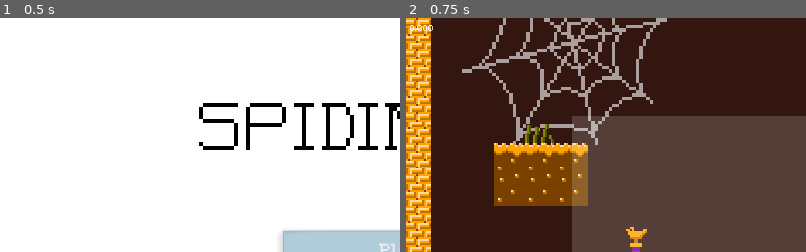
Above: before the commit, frames 1-2 (left to right).
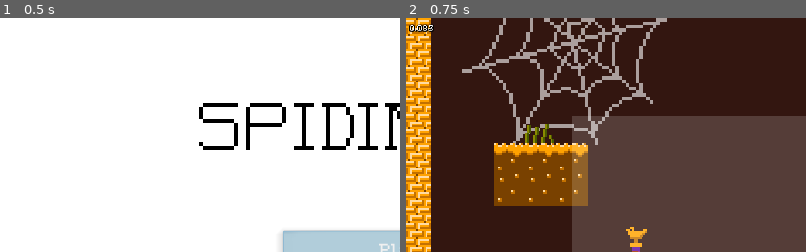
Above: after the commit, the same moments.

Repository: Tusentio/Spidington
Game: Godot game, scene res://Scenes/Menu/Menu.tscn
Two runs of this game, one before a commit and one after it. Both use one fixed random seed, a clock stepped at 60 frames per second and the inputs below.
Inputs:
- Up to frame 1 (0.5 s): no input
- Up to frame 2 (0.75 s): click "Play" at 0.5 s
The pictures show only the part of the screen within x 0-50%, y 0-50%; the shares and areas given below are measured in that part.

Frame 1 is identical in both runs. In frame 2, 0.2% of the frame differs, in the area x 0-7%, y 2-6%.

Commit message:
Add persistent timer in top left corner

Diff:
--- a/Scenes/Player/Player.gd
+++ b/Scenes/Player/Player.gd
@@ -8,12 +8,16 @@
 export (float) var linear_drag := 0.1
 export (float) var angular_drag := 0.1
 
-onready var _shoot_origin := $ShootOrigin
-var _spurt: Spurt = null
+onready var timer_label := $CanvasLayer/TimerLabel
+var time_major: int = 0
+var time_minor: float = 0.0
 
-var _mouse_update_delta := 0.0
-var _mouse_velocity := Vector2.ZERO
-var _saved_mouse_position := Vector2.ZERO
+onready var shoot_origin := $ShootOrigin
+var spurt: Spurt = null
+
+var mouse_update_delta := 0.0
+var mouse_velocity := Vector2.ZERO
+var saved_mouse_position := Vector2.ZERO
 
 
 func _ready():
@@ -21,9 +25,16 @@
 
 
 func _process(delta):
-	_mouse_update_delta += delta
+	mouse_update_delta += delta
 
-	if is_instance_valid(_spurt) and _spurt.is_anchored() and _spurt.is_hooked():
+	time_minor += delta
+	if time_minor > 1:
+		var major_inc := int(time_minor)
+		time_major += major_inc
+		time_minor -= major_inc
+	timer_label.text = String(get_seconds()) + "." + String(get_millis()).pad_zeros(3)
+
+	if is_instance_valid(spurt) and spurt.is_anchored() and spurt.is_hooked():
 		hide_mouse()
 	else:
 		show_mouse()
@@ -37,36 +48,36 @@
 	linear_velocity *= pow(1 / (1 + linear_drag), delta)
 	angular_velocity *= pow(1 / (1 + angular_drag), delta)
 
-	if is_instance_valid(_spurt) and _spurt.is_anchored() and _spurt.is_hooked():
-		var string_normal := (_spurt.global_position - global_position).normalized()
-		var directional_force := -_mouse_velocity.dot(string_normal) * move_sensitivity
-		apply_impulse(_shoot_origin.global_position - global_position,
+	if is_instance_valid(spurt) and spurt.is_anchored() and spurt.is_hooked():
+		var string_normal := (spurt.global_position - global_position).normalized()
+		var directional_force := -mouse_velocity.dot(string_normal) * move_sensitivity
+		apply_impulse(shoot_origin.global_position - global_position,
 			string_normal * clamp(directional_force, 0, max_move_force))
 
-	_mouse_velocity = Vector2.ZERO
+	mouse_velocity = Vector2.ZERO
 
 
 func _input(event):
-	if event is InputEventMouseMotion and _mouse_update_delta > 0:
-		_mouse_velocity = event.relative / _mouse_update_delta
-		_mouse_update_delta = 0
+	if event is InputEventMouseMotion and mouse_update_delta > 0:
+		mouse_velocity = event.relative / mouse_update_delta
+		mouse_update_delta = 0
 
 	if Input.is_action_just_pressed("shoot_string"):
-		if is_instance_valid(_spurt) and _spurt.is_anchored():
-			_spurt.detach()
+		if is_instance_valid(spurt) and spurt.is_anchored():
+			spurt.detach()
 
 		var mouse := get_global_mouse_position()
-		var shoot_direction: Vector2 = (mouse - _shoot_origin.global_position).normalized()
+		var shoot_direction: Vector2 = (mouse - shoot_origin.global_position).normalized()
 
-		_spurt = scn_spurt.instance()
-		_spurt.global_position = _shoot_origin.global_position
-		_spurt.set_velocity(shoot_direction * spurt_velocity)
-		_spurt.set_anchor(_shoot_origin)
-		get_tree().get_root().add_child(_spurt)
+		spurt = scn_spurt.instance()
+		spurt.global_position = shoot_origin.global_position
+		spurt.set_velocity(shoot_direction * spurt_velocity)
+		spurt.set_anchor(shoot_origin)
+		get_tree().get_root().add_child(spurt)
 	elif Input.is_action_just_released("shoot_string"):
-		if is_instance_valid(_spurt) and _spurt.is_anchored():
-			_spurt.detach()
-		_spurt = null
+		if is_instance_valid(spurt) and spurt.is_anchored():
+			spurt.detach()
+		spurt = null
 
 	if Input.is_action_just_pressed("pause_menu"):
 		save_state()
@@ -78,33 +89,50 @@
 			save_state()
 
 
+func get_seconds() -> int:
+	return time_major
+
+
+func get_millis() -> int:
+	return int(time_minor * 1000)
+
+
 func hide_mouse():
-	if not _saved_mouse_position:
-		_saved_mouse_position = get_viewport().get_mouse_position()
+	if not saved_mouse_position:
+		saved_mouse_position = get_viewport().get_mouse_position()
 		Input.set_mouse_mode(Input.MOUSE_MODE_CAPTURED)
 
 
 func show_mouse():
-	if _saved_mouse_position:
+	if saved_mouse_position:
 		Input.set_mouse_mode(Input.MOUSE_MODE_VISIBLE)
-		get_viewport().warp_mouse(_saved_mouse_position)
-		_saved_mouse_position = Vector2.ZERO
+		get_viewport().warp_mouse(saved_mouse_position)
+		saved_mouse_position = Vector2.ZERO
 
 
 func load_state():
-	var player_data = PlayerData.read()
+	var player_data: PlayerData = PlayerData.read()
+
 	if player_data.saved:
 		global_position = player_data.global_position
 		rotation = player_data.rotation
 		linear_velocity = player_data.linear_velocity
 		angular_velocity = player_data.angular_velocity
 
+		time_major = player_data.time_major
+		time_minor = player_data.time_minor
+
 
 func save_state():
 	var player_data := PlayerData.new()
+
 	player_data.saved = true
 	player_data.global_position = global_position
 	player_data.rotation = rotation
 	player_data.linear_velocity = linear_velocity
 	player_data.angular_velocity = angular_velocity
+
+	player_data.time_major = time_major
+	player_data.time_minor = time_minor
+
 	player_data.save()
--- a/Scenes/Player/Player.tscn
+++ b/Scenes/Player/Player.tscn
@@ -47,6 +47,10 @@
 margin_bottom = 36.2583
 rect_scale = Vector2( 0.5, 0.5 )
 custom_fonts/font = ExtResource( 4 )
+custom_colors/font_color_shadow = Color( 0, 0, 0, 1 )
+custom_constants/shadow_offset_x = 2
+custom_constants/shadow_offset_y = 2
+custom_constants/shadow_as_outline = 1
 text = "0.000"
 __meta__ = {
 "_edit_use_anchors_": false
--- a/Scenes/Player/PlayerData.gd
+++ b/Scenes/Player/PlayerData.gd
@@ -9,6 +9,9 @@
 export (Vector2) var linear_velocity: Vector2
 export (float) var angular_velocity: float
 
+export (int) var time_major: int
+export (float) var time_minor: float
+
 
 func save(path = save_path):
 	ResourceSaver.save(path, self, ResourceSaver.FLAG_COMPRESS)
